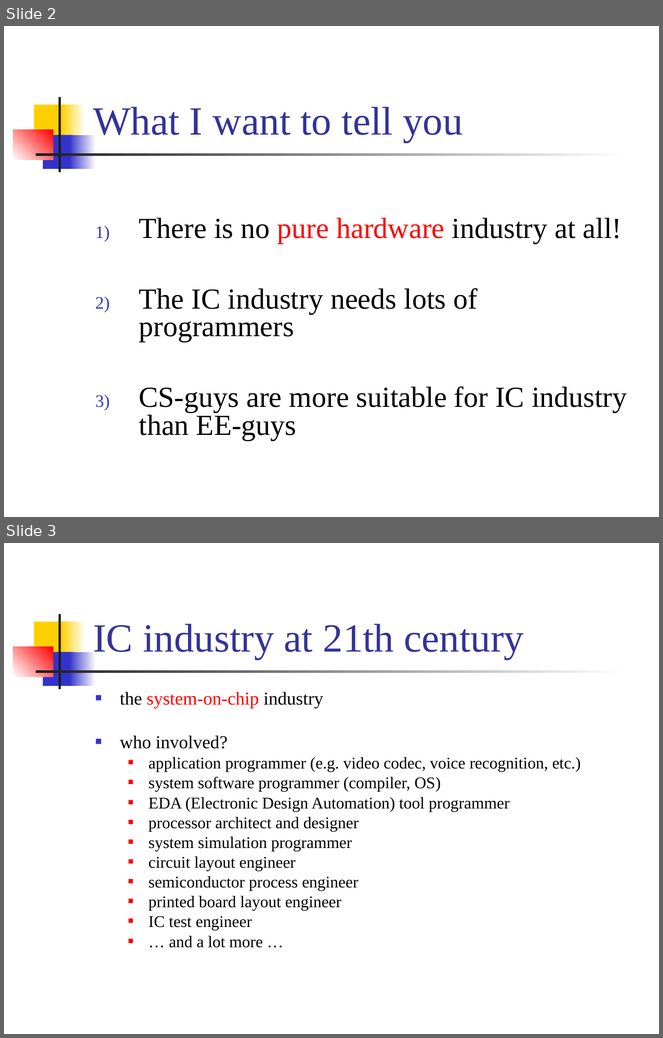
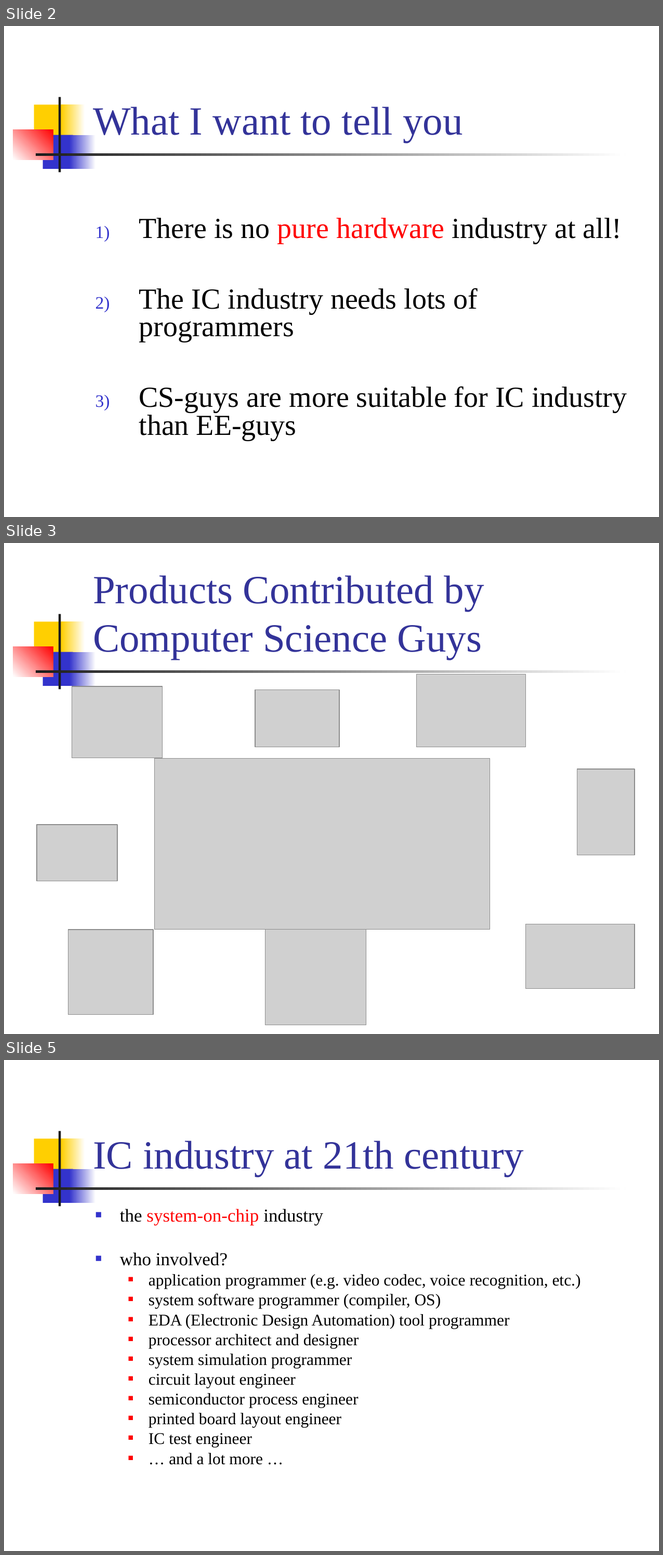
Before and after one commit to CGUSystemCourses/ComputerOrg-2015, a slide deck: Talks/intro_CS/hw_industry.ppt. Shown one above the other, each under a label of ours: slides 2 and 3 before the commit, slides 2, 3 and 5 after it; the slides between them are not shown. The pictures are 663x1038 and 663x1555 pixels, drawn with LibreOffice and Linux fonts; fonts in the diff are those of the drawing; grey boxes stand for pictures. Boxes give left, top, right and bottom in pixels: in the first picture for what was removed or moved away, otherwise in the second. Text is boxed around its words. In the diff, an @@ line names an element or a change of style, - is before the commit and + after.

```diff
--- a/Talks/intro_CS/hw_industry.ppt
+++ b/Talks/intro_CS/hw_industry.ppt
@@ slide 3 added at (x1=4, y1=543, x2=659, y2=1034), background #FFFFFF; not listed: 7 template elements that a slide beside it also shows @@
@@ title added at (x1=93, y1=575, x2=484, y2=659), 44 pt, text #333399 @@
+Products Contributed by Computer Science Guys
@@ picture added at (x1=417, y1=675, x2=526, y2=747) @@
@@ picture added at (x1=72, y1=687, x2=163, y2=758) @@
@@ picture added at (x1=255, y1=690, x2=339, y2=747) @@
@@ picture added at (x1=155, y1=759, x2=490, y2=929) @@
@@ picture added at (x1=577, y1=769, x2=635, y2=855) @@
@@ picture added at (x1=37, y1=825, x2=117, y2=881) @@
@@ picture added at (x1=68, y1=929, x2=153, y2=1015) @@
@@ picture added at (x1=266, y1=924, x2=366, y2=1025) @@
@@ picture added at (x1=526, y1=924, x2=634, y2=989) @@
@@ what was slide 3 is now slide 5 @@
```
Also in this commit, not shown: 1 slide changed, 1 other slide added, 1 slide removed, 8 other files.
